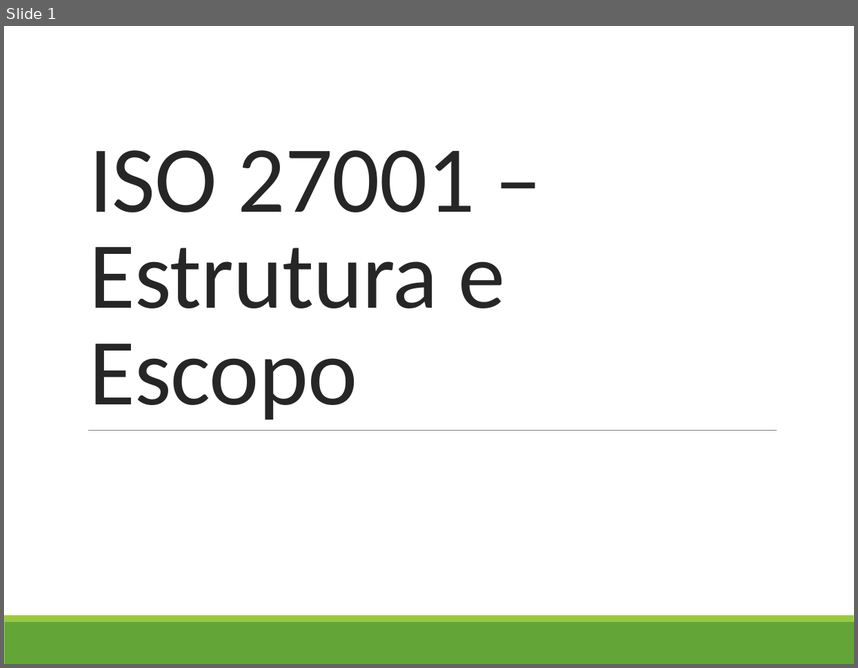
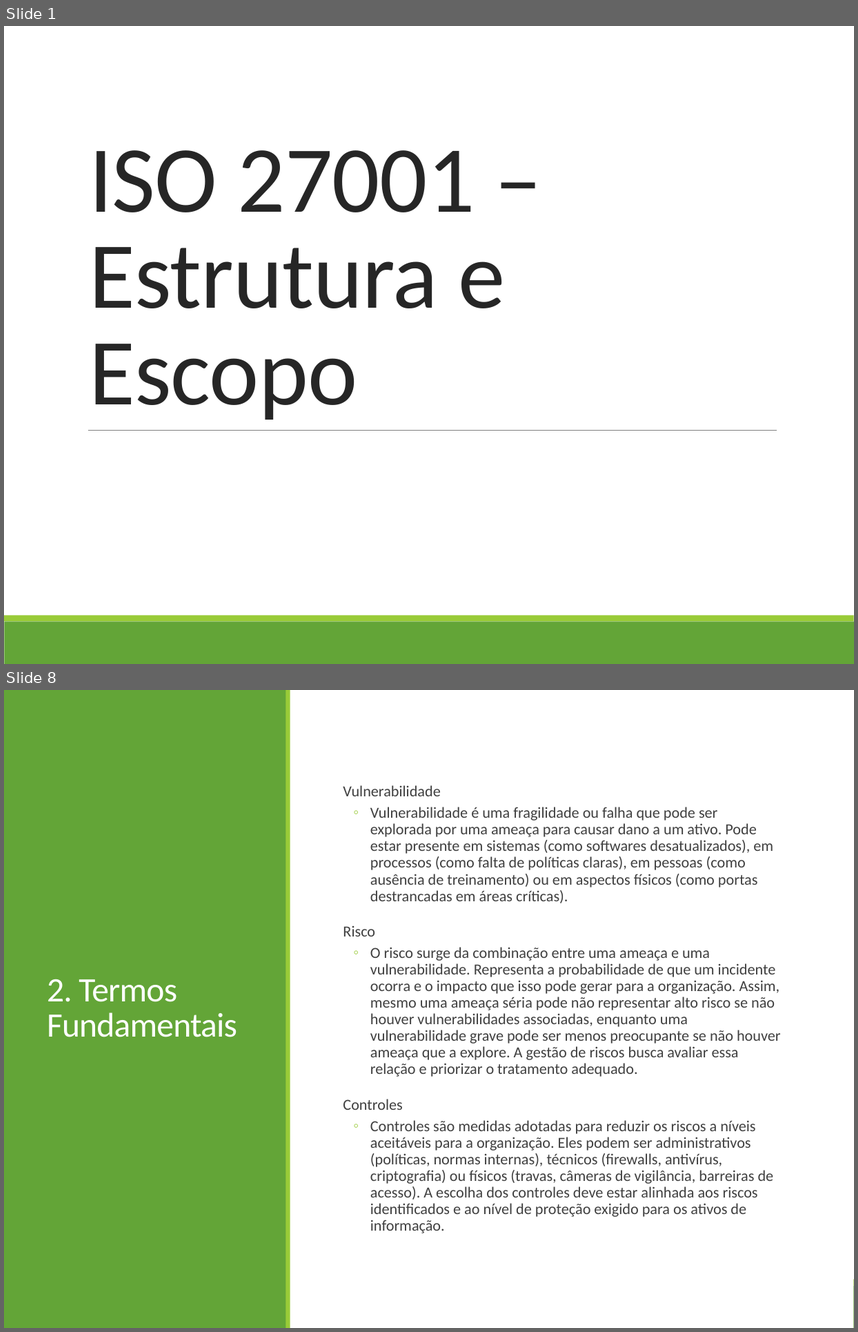
Before and after one commit to profAndreSouza/Material, a slide deck: Segurança da Informação/Aula-04-ISO27001-Estrutura-e-escopo.pptx. Shown one above the other, each under a label of ours: slide 1 before the commit, slides 1 and 8 after it; the slides between them are not shown. The pictures are 858x668 and 858x1332 pixels, drawn with LibreOffice and Linux fonts; fonts in the diff are those of the drawing. Boxes give left, top, right and bottom in pixels: in the first picture for what was removed or moved away, otherwise in the second. Text is boxed around its words. In the diff, an @@ line names an element or a change of style, - is before the commit and + after.

```diff
--- a/Segurança da Informação/Aula-04-ISO27001-Estrutura-e-escopo.pptx
+++ b/Segurança da Informação/Aula-04-ISO27001-Estrutura-e-escopo.pptx
@@ slide 8 added at (x1=4, y1=690, x2=854, y2=1328), background #FFFFFF; not listed: 2 template elements that a slide beside it also shows @@
@@ rectangle added at (x1=4, y1=690, x2=854, y2=1328), fill #FFFFFF @@
@@ rectangle added at (x1=4, y1=690, x2=286, y2=1328), fill #63A537 @@
@@ rectangle added at (x1=286, y1=690, x2=290, y2=1328), fill #99CB38 @@
@@ text added at (x1=343, y1=785, x2=781, y2=1233), 13 pt, text #404040 @@
+  Vulnerabilidade
+  ◦ Vulnerabilidade é uma fragilidade ou falha que pode ser explorada por uma ameaça para causar dano a um ativo. Pode estar presente em sistemas (como softwares desatualizados), em processos (como falta de políticas claras), em pessoas (como ausência de treinamento) ou em aspectos físicos (como portas destrancadas em áreas críticas).
+  Risco
+  ◦ O risco surge da combinação entre uma ameaça e uma vulnerabilidade. Representa a probabilidade de que um incidente ocorra e o impacto que isso pode gerar para a organização. Assim, mesmo uma ameaça séria pode não representar alto risco se não houver vulnerabilidades associadas, enquanto uma vulnerabilidade grave pode ser menos preocupante se não houver ameaça que a explore. A gestão de riscos busca avaliar essa relação e priorizar o tratamento adequado.
+  Controles
+  ◦ Controles são medidas adotadas para reduzir os riscos a níveis aceitáveis para a organização. Eles podem ser administrativos (políticas, normas internas), técnicos (firewalls, antivírus, criptografia) ou físicos (travas, câmeras de vigilância, barreiras de acesso). A escolha dos controles deve estar alinhada aos riscos identificados e ao nível de proteção exigido para os ativos de informação.
@@ title added at (x1=47, y1=979, x2=237, y2=1037), 29 pt, text #FFFFFF @@
+2. Termos Fundamentais
```
Also in this commit, not shown: 16 slides changed, 5 other slides added, 1 slide removed, 1 other file.
